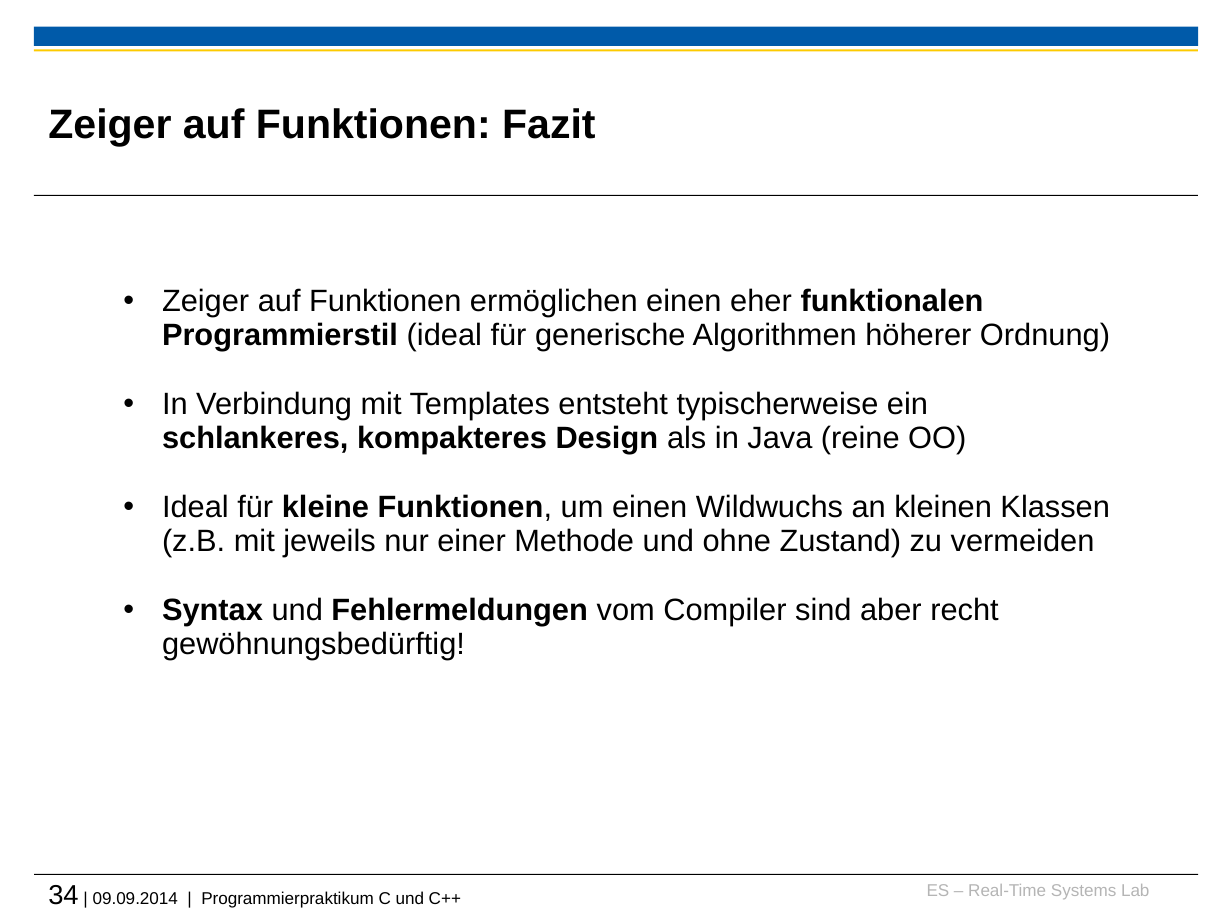
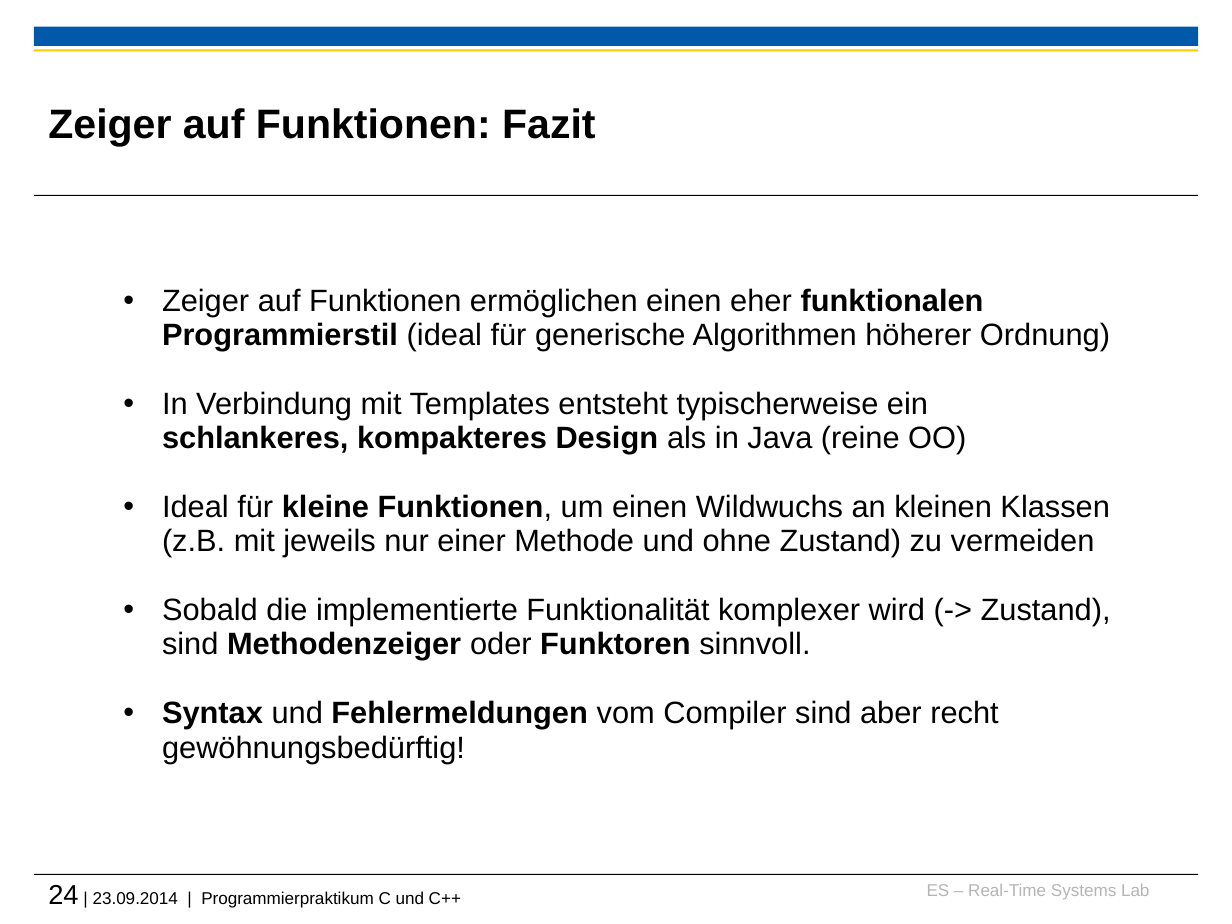
Before and after one commit to h82k/tud-cppp, a slide deck: slide 24 of Vorlesung/4 Fortgeschrittene Themen.pptx (slide 34 before the commit). Drawn at 1232x924 pixels with LibreOffice and Linux fonts; fonts in the diff are those of the drawing; background and template pictures are left out. Boxes give left, top, right and bottom in pixels: in the first picture for what was removed or moved away, otherwise in the second. Text is boxed around its words. In the diff, an @@ line names an element or a change of style, - is before the commit and + after.

```diff
--- a/Vorlesung/4 Fortgeschrittene Themen.pptx
+++ b/Vorlesung/4 Fortgeschrittene Themen.pptx
@@ text at (x1=162, y1=597, x2=1111, y2=660): paragraph added @@
+• Sobald die implementierte Funktionalität komplexer wird (-> Zustand), sind Methodenzeiger oder Funktoren sinnvoll.
@@ text at (x1=48, y1=885, x2=461, y2=908): text changed @@
-34 | 09.09.2014 | Programmierpraktikum C und C++
+24 | 23.09.2014 | Programmierpraktikum C und C++
```
Also in this commit, not shown: 10 other slides changed, 10 slides removed, 5 other files.
